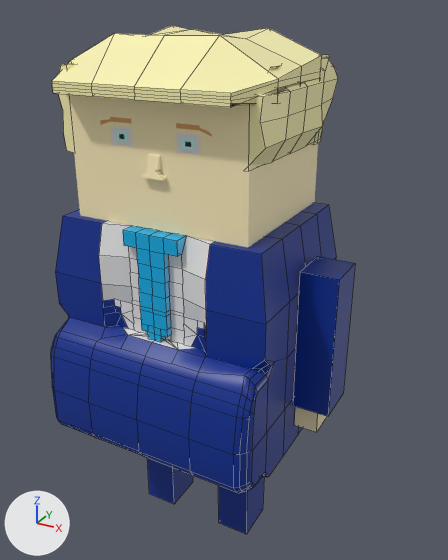
A saved change to the FBX model Bird Gang/Assets/MayaCharacters/mayorBoss.fbx.
Before and after are seen from a camera (50 mm lens) standing at (0.0132, -0.0221, 0.0129) and looking at (0.0009, 0.0005, 0.0017). The axes (+X, +Y, +Z) are drawn at lower left. The lights are the same throughout. Mesh edges are drawn as thin lines on the coarser meshes. Where no turn or scale is listed for an object, it has been applied to the vertices. Vertices at the same position are counted once.

In view in the first picture: 'body', 'hairRightSide', 'hairTop', 'head', 'leftLeg', 'rightArm', 'rightHand', 'rightLeg'.
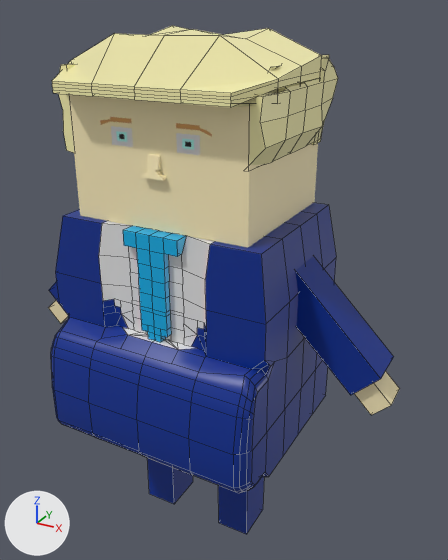
Commit message: mayor walks

Boxes [x1, y1, x2, y2] around the edits, measured in the pictures (448 x 560 px):
'rightArm', recoloured, reshaped, moved, turned, rescaled: before [293, 256, 355, 416]; after [296, 256, 394, 395]
'rightHand', recoloured, reshaped, moved, turned, rescaled: before [294, 406, 327, 432]; after [354, 371, 400, 415]
'leftHand', reshaped, moved, turned, rescaled (not visible before): after [49, 300, 68, 323]
'leftArm', reshaped, moved, turned, rescaled (not visible before): after [49, 282, 65, 311]
part 1 of me_mesh, shading changed: [51, 203, 336, 493] in both
part 2 of me_mesh_011, shading changed: [52, 26, 329, 107] in both

The change, as a list of edits to the scene's bpy script:
```text
Change me_mesh:
    where me_mesh.from_pydata(...)  # 340 vertices, 306 faces; spans x -0.005..0.005, y -0.00538..0.00357, z -0.005..0.005
    used by ob_body; location = (0.0, 0.0, 0.0)
    me_mesh part 1: edges marked sharp go from 210 to 154
Change me_mesh_011:
    where me_mesh_011.from_pydata(...)  # 98 vertices, 96 faces; spans x -0.00445..0.00445, y -0.0039..0.0039, z -0.00122..0.00106
    used by ob_hairtop; location = (0.0, -0.00039, 0.01118)
    me_mesh_011 part 2: edges marked sharp go from 114 to 48
Change me_mesh_005:
    where me_mesh_005.from_pydata(...)  # 8 vertices, 6 faces; spans x -0.5..0.5, y -0.5..0.5, z -0.5..0.5
    remove me_mesh_005.materials.append(mat_suit)  # blue #002e91
    add me_mesh_005.materials.append(mat_head1)  # beige #ffefbe
Change me_mesh_004:
    where me_mesh_004.from_pydata(...)  # 8 vertices, 6 faces; spans x -0.5..0.5, y -0.5..0.5, z -0.5..0.5
    remove me_mesh_004.materials.append(mat_head1)  # beige #ffefbe
    add me_mesh_004.materials.append(mat_suit)  # blue #002e91
Change ob_lefthand:
    remove ob_lefthand.parent = ob_politician
    ob_lefthand: bpy.data.objects.new('leftHand', me_mesh_002) -> bpy.data.objects.new('leftHand', me_mesh_003)
    ob_lefthand.location: (-0.557, -0.338, 0.0) -> (-0.00827, 0.0, -0.00151)
    ob_lefthand.rotation_euler: (0.0, 0.0, 0.0) -> (1.571, 0.785, 0.0)  # degrees (0, 0, 0) -> degrees (90, 45, 0)
    ob_lefthand.scale: (0.105, 0.132, 0.133) -> (0.00105, 0.00132, 0.00133)
Change ob_leftarm:
    remove ob_leftarm.parent = ob_politician
    ob_leftarm: bpy.data.objects.new('leftArm', me_mesh_003) -> bpy.data.objects.new('leftArm', me_mesh_002)
    ob_leftarm.location: (-0.586, 0.0315, 0.0) -> (-0.00586, 0.0, 0.0013)
    ob_leftarm.rotation_euler: (0.0, 0.0, 0.0) -> (1.571, 0.785, 0.0)  # degrees (0, 0, 0) -> degrees (90, 45, 0)
    ob_leftarm.scale: (0.16, 0.628, 0.19) -> (0.0016, 0.00628, 0.0019)
Change ob_rightarm:
    remove ob_rightarm.parent = ob_politician
    ob_rightarm: bpy.data.objects.new('rightArm', me_mesh_005) -> bpy.data.objects.new('rightArm', me_mesh_004)
    ob_rightarm.location: (0.584, 0.0315, 0.0) -> (0.00584, 0.0, 0.0013)
    ob_rightarm.rotation_euler: (0.0, 0.0, 0.0) -> (1.571, -0.785, 0.0)  # degrees (0, 0, 0) -> degrees (90, -45, 0)
    ob_rightarm.scale: (0.16, 0.628, 0.19) -> (0.0016, 0.00628, 0.0019)
Change ob_righthand:
    remove ob_righthand.parent = ob_politician
    ob_righthand: bpy.data.objects.new('rightHand', me_mesh_004) -> bpy.data.objects.new('rightHand', me_mesh_005)
    ob_righthand.location: (0.556, -0.338, 0.0) -> (0.00825, 0.0, -0.00151)
    ob_righthand.rotation_euler: (0.0, 0.0, 0.0) -> (1.571, -0.785, 0.0)  # degrees (0, 0, 0) -> degrees (90, -45, 0)
    ob_righthand.scale: (0.105, 0.132, 0.133) -> (0.00105, 0.00132, 0.00133)
```
